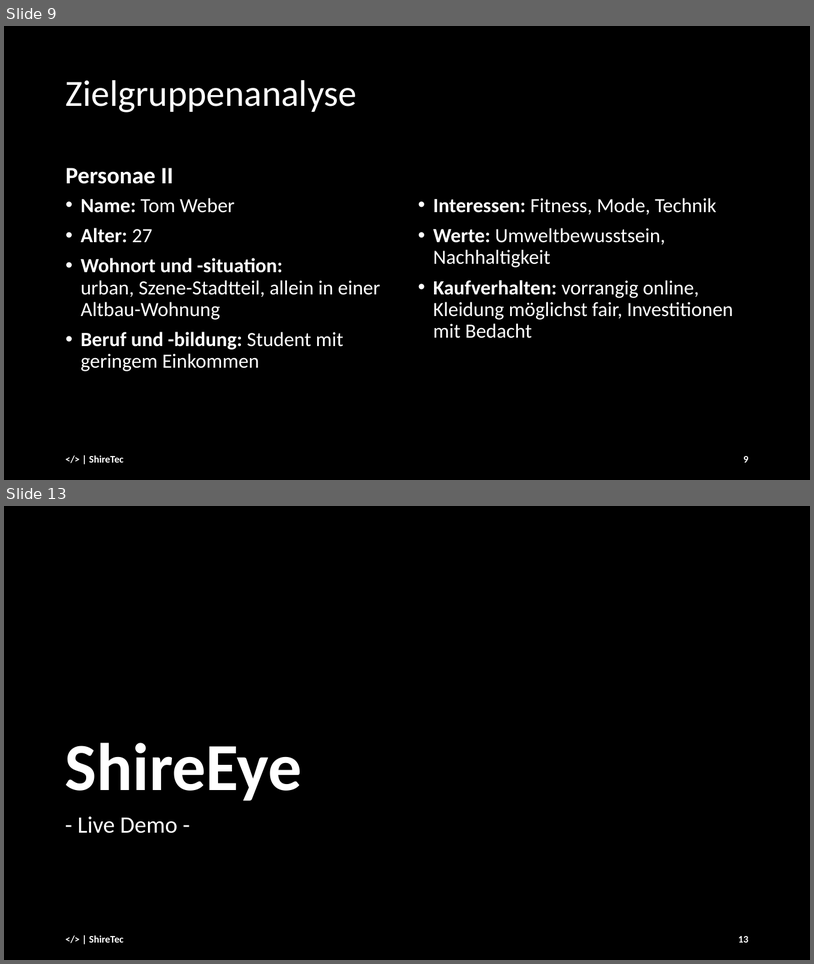
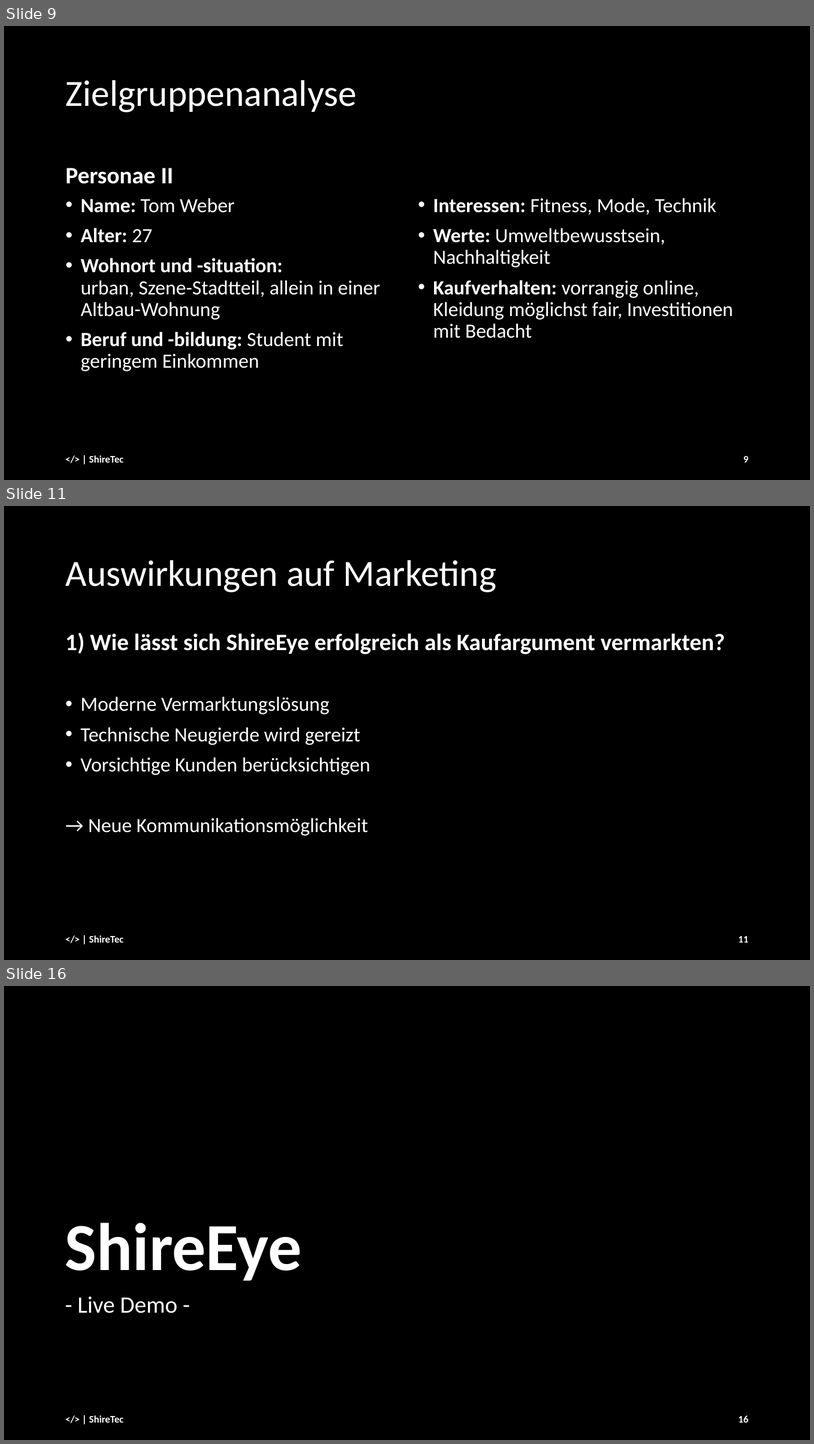
Before and after one commit to andre-anan-gilbert/Real-time-Facial-Age-and-Emotion-Recognition, a slide deck: docs/slides/Final_Presentation_25_01.pptx. Shown one above the other, each under a label of ours: slides 9 and 13 before the commit, slides 9, 11 and 16 after it; the slides between them are not shown. The pictures are 814x964 and 814x1444 pixels, drawn with LibreOffice and Linux fonts; fonts in the diff are those of the drawing. Boxes give left, top, right and bottom in pixels: in the first picture for what was removed or moved away, otherwise in the second. Text is boxed around its words. In the diff, an @@ line names an element or a change of style, - is before the commit and + after.

Commit message:
marketingfiles updated

```diff
--- a/docs/slides/Final_Presentation_25_01.pptx
+++ b/docs/slides/Final_Presentation_25_01.pptx
@@ slide 11 added at bbox=[4, 506, 810, 960], background #000000 @@
@@ title added at bbox=[65, 560, 497, 592], 44 pt, text #FFFFFF @@
+Auswirkungen auf Marketing
@@ text added at bbox=[65, 633, 725, 835], 24 pt, text #FFFFFF @@
+1) Wie lässt sich ShireEye erfolgreich als Kaufargument vermarkten?
+• Moderne Vermarktungslösung
+• Technische Neugierde wird gereizt
+• Vorsichtige Kunden berücksichtigen
+→ Neue Kommunikationsmöglichkeit
@@ text added at bbox=[89, 935, 124, 942], 12 pt, text #FFFFFF, bold @@
+</> | ShireTec
@@ page number added at bbox=[738, 936, 749, 942], 12 pt, text #FFFFFF, bold @@
+11
@@ what was slide 13 is now slide 16 @@
@@ page number at bbox=[738, 1415, 749, 1422]: text changed @@
-13
+16
```
Also in this commit, not shown: 7 slides changed, 2 other slides added.
